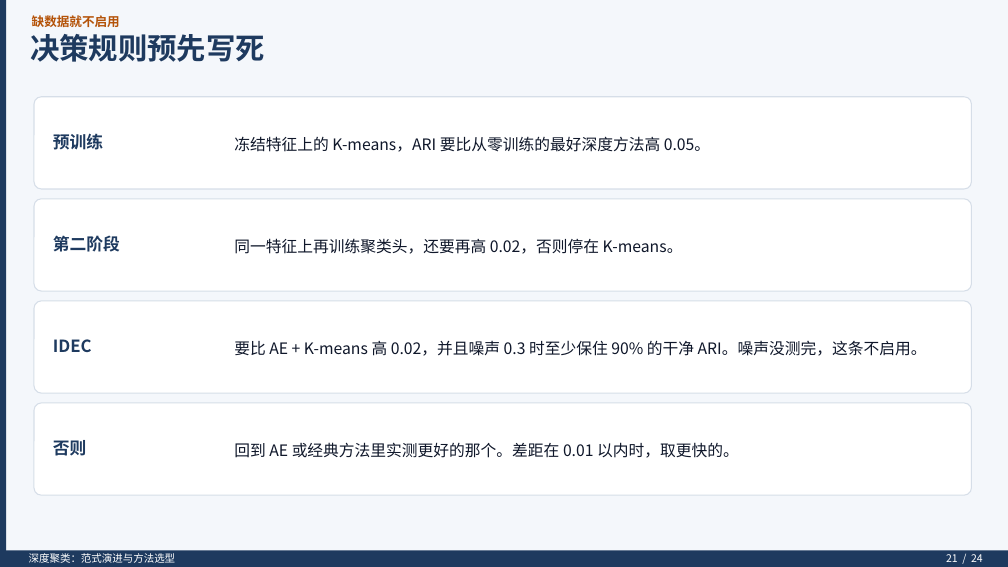
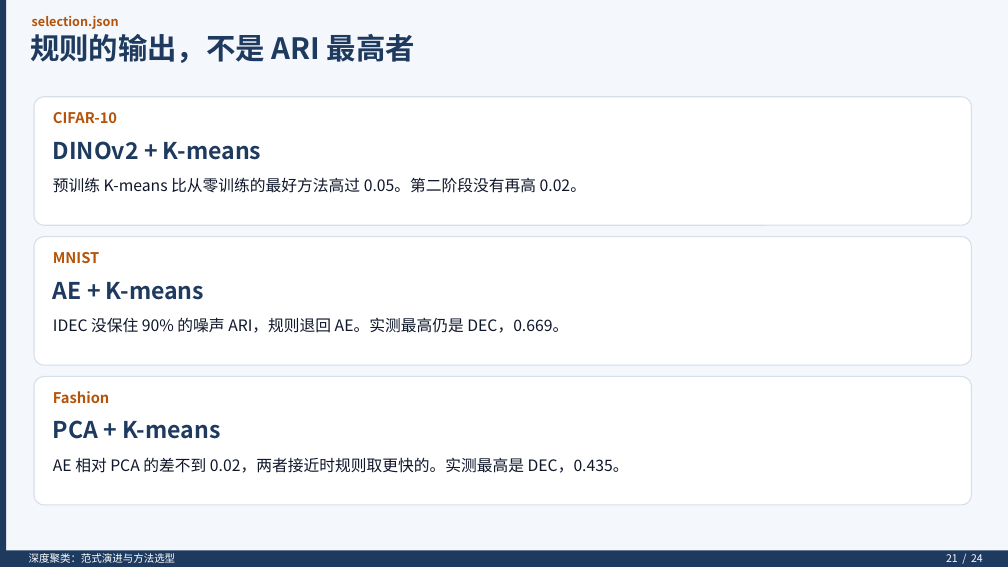
Before and after one commit to KQYaili/DeepClustering-Survey, a slide deck: slide 21 of presentation/DeepClustering-Survey.pptx. Drawn at 1008x567 pixels with LibreOffice and Linux fonts; fonts in the diff are those of the drawing. Boxes give left, top, right and bottom in pixels: in the first picture for what was removed or moved away, otherwise in the second. Text is boxed around its words. In the diff, an @@ line names an element or a change of style, - is before the commit and + after.

```diff
--- a/presentation/DeepClustering-Survey.pptx
+++ b/presentation/DeepClustering-Survey.pptx
@@ text at (32,16,119,29): text changed @@
-缺数据就不启用
+selection.json
@@ text at (30,34,415,63): text changed @@
-决策规则预先写死
+规则的输出，不是 ARI 最高者
@@ rounded rectangle: place and size @@
-rounded rectangle at (34,97,972,189)
+rounded rectangle at (34,97,972,225)
@@ text at (53,112,117,123): text changed; size 16 to 14 pt; text colour #1E3A5F to #B45309 @@
-预训练
+CIFAR-10
@@ text at (53,141,261,160): text changed; size 15 to 22 pt; text colour #0F172A to #1E3A5F; bold on @@
-冻结特征上的 K-means，ARI 要比从零训练的最好深度方法高 0.05。
+DINOv2 + K-means
@@ text added at (53,177,586,193), 15 pt, text #0F172A @@
+预训练 K-means 比从零训练的最好方法高过 0.05。第二阶段没有再高 0.02。
@@ rounded rectangle removed at (34,199,972,291) @@
@@ rounded rectangle: place and size @@
-rounded rectangle at (34,301,972,393)
+rounded rectangle at (34,237,972,365)
@@ text removed at (53,235,120,252) @@
-第二阶段
@@ text removed at (234,238,683,254) @@
-同一特征上再训练聚类头，还要再高 0.02，否则停在 K-means。
@@ text added at (53,252,99,263), 14 pt, text #B45309, bold @@
+MNIST
@@ text added at (53,282,204,300), 22 pt, text #1E3A5F, bold @@
+AE + K-means
@@ vertical alignment middle to top in 4 elements at (53,457,629,473), (53,141,261,160), (53,112,117,123), (53,317,568,333) @@
@@ text at (53,317,568,333): text changed; size 16 to 15 pt; text colour #1E3A5F to #0F172A; bold off @@
-IDEC
+IDEC 没保住 90% 的噪声 ARI，规则退回 AE。实测最高仍是 DEC，0.669。
@@ text removed at (234,340,927,356) @@
-要比 AE + K-means 高 0.02，并且噪声 0.3 时至少保住 90% 的干净 ARI。噪声没测完，这条不启用。
@@ rounded rectangle: place and size @@
-rounded rectangle at (34,403,972,495)
+rounded rectangle at (34,377,972,505)
@@ text added at (53,391,110,403), 14 pt, text #B45309, bold @@
+Fashion
@@ text removed at (53,440,87,456) @@
-否则
@@ text added at (53,420,220,439), 22 pt, text #1E3A5F, bold @@
+PCA + K-means
@@ text at (53,457,629,473): text changed @@
-回到 AE 或经典方法里实测更好的那个。差距在 0.01 以内时，取更快的。
+AE 相对 PCA 的差不到 0.02，两者接近时规则取更快的。实测最高是 DEC，0.435。
```
Also in this commit, not shown: 3 other slides changed, 1 slide added, 1 slide removed, 1 other file.
